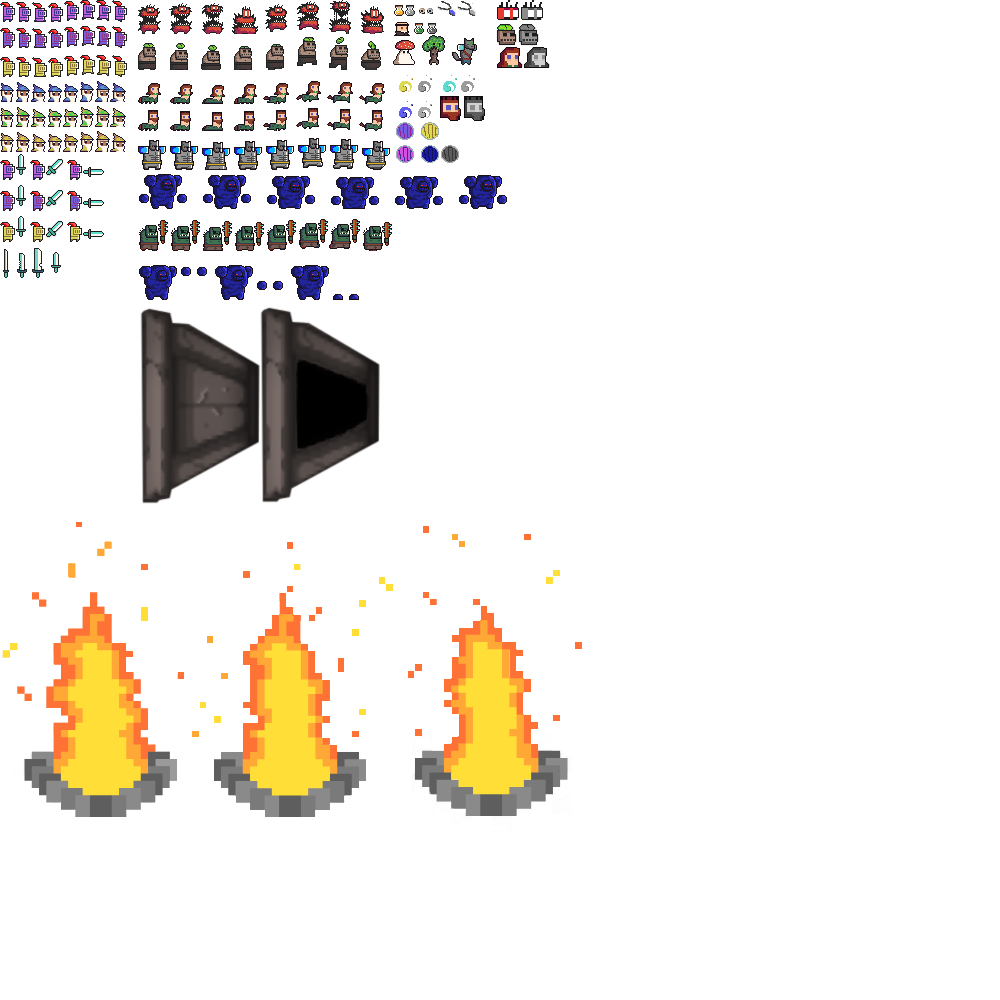
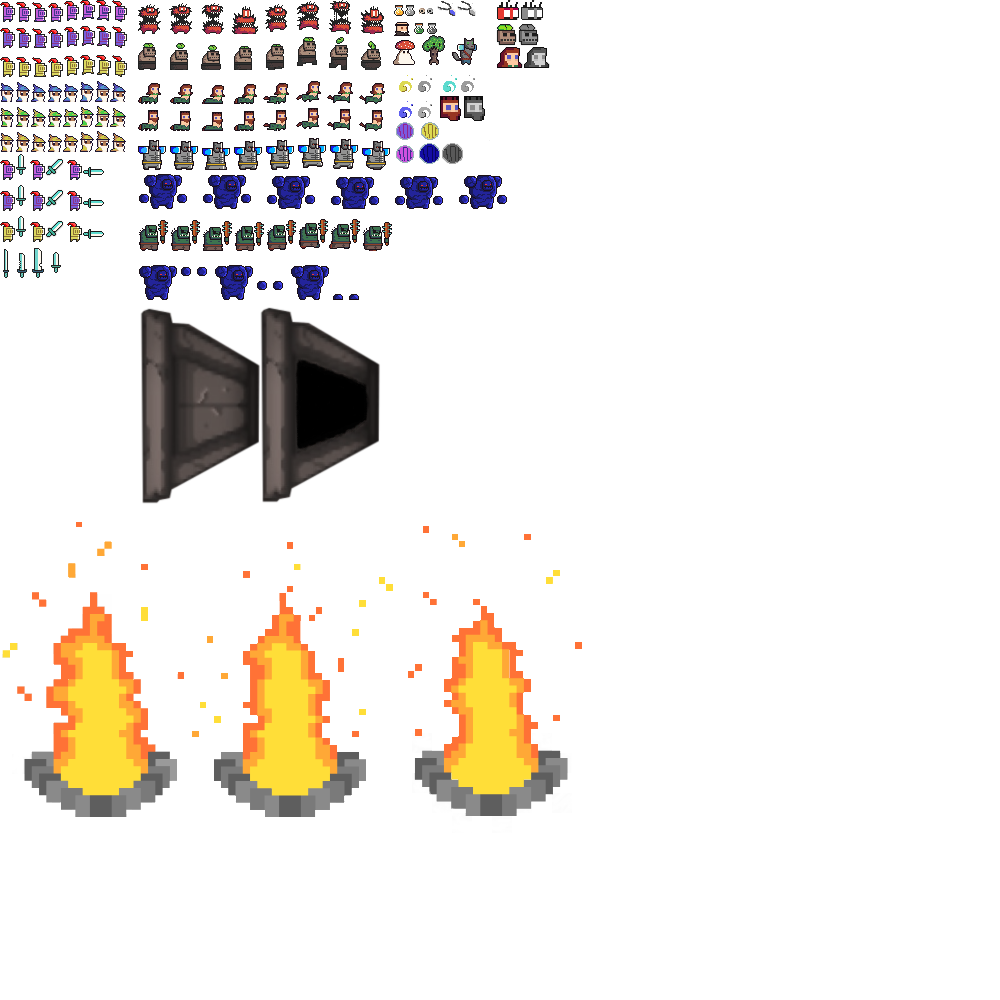
Revision of a layered 1000x1000 image; what changed, layer by layer:
painted on "Background" over [419, 140, 490, 164]
